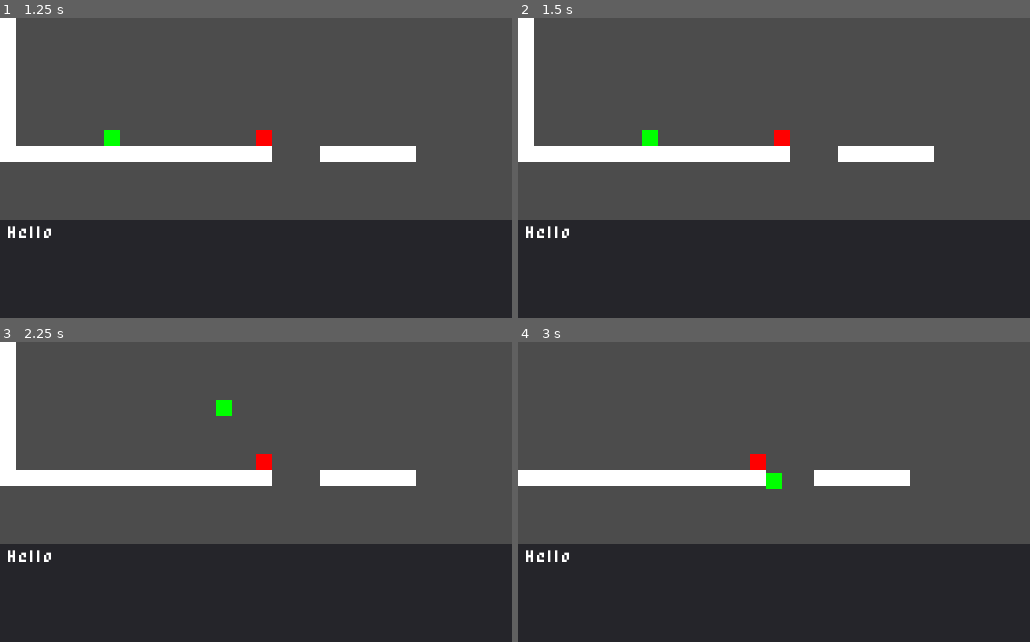
Above: before the commit, frames 1-4 (two rows, left to right).
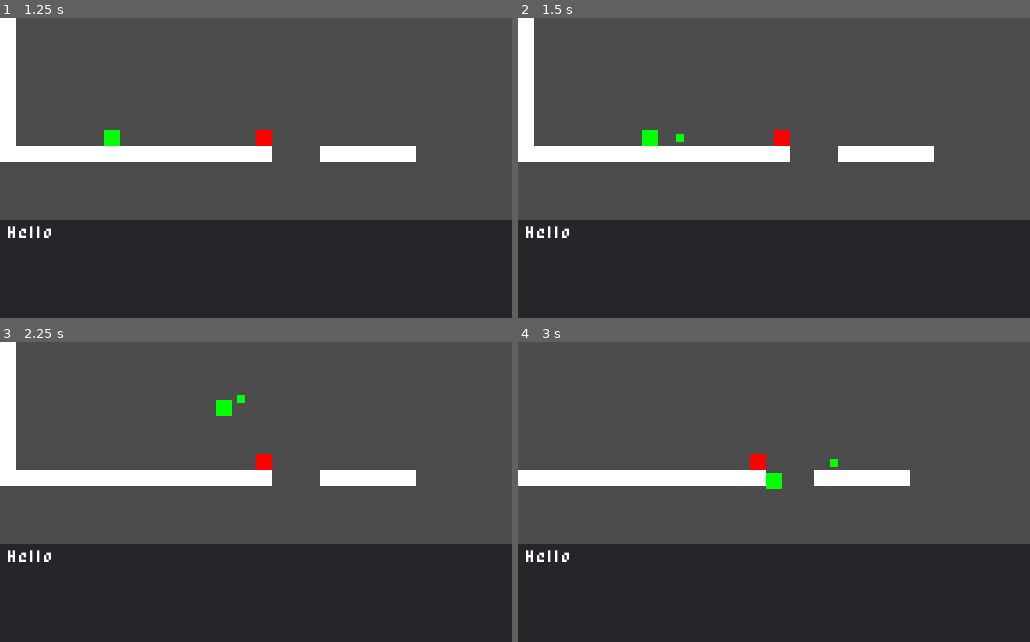
Above: after the commit, the same moments.

Repository: rodriguezric/Adventure-Plat-1
Game: Godot game, scene res://scenes/Main.tscn
The game is run twice, just before and just after one commit, with the same random seed, the same clock (stepped at 60 frames per second) and the same inputs.
Inputs:
- Up to frame 1 (1.25 s): click "START" at 0.5 s
- Up to frame 2 (1.5 s): tap Enter (ui_accept) at 1.25 s; hold D (move_right) from 1.28 s (still down); hold Shift (attack) from 1.28 s (still down)
- Up to frame 3 (2.25 s): keep holding D (move_right); tap W (jump) at 1.52 s; release Shift (attack) at 2.03 s; tap Shift (attack) at 2.1 s
- Up to frame 4 (3 s): tap W (jump) at 2.27 s; release D (move_right) at 2.78 s; hold A (move_left) from 2.78 s (still down); hold Shift (attack) from 2.78 s (still down)

Frame 1 is identical in both runs. In frame 2, less than 0.1% of the frame differs, in the area x 30-33%, y 38-42%; in frame 3, less than 0.1%; in frame 4, less than 0.1%.

Commit message:
Player can shoot a projectile

Diff:
--- /dev/null
+++ b/scenes/Projectile.tscn
@@ -0,0 +1,21 @@
+[gd_scene load_steps=3 format=2]
+
+[ext_resource path="res://scripts/Projectile.gd" type="Script" id=1]
+
+[sub_resource type="RectangleShape2D" id=1]
+extents = Vector2( 4, 4 )
+
+[node name="Projectile" type="Area2D"]
+script = ExtResource( 1 )
+
+[node name="CollisionShape2D" type="CollisionShape2D" parent="."]
+shape = SubResource( 1 )
+
+[node name="Polygon2D" type="Polygon2D" parent="."]
+color = Color( 0, 1, 0, 1 )
+polygon = PoolVector2Array( -4, -4, 4, -4, 4, 4, -4, 4 )
+
+[node name="LifeTimer" type="Timer" parent="."]
+wait_time = 0.5
+autostart = true
+[connection signal="timeout" from="LifeTimer" to="." method="_on_LifeTimer_timeout"]
--- a/scenes/World.tscn
+++ b/scenes/World.tscn
@@ -1,9 +1,10 @@
-[gd_scene load_steps=6 format=2]
+[gd_scene load_steps=7 format=2]
 
 [ext_resource path="res://tilesets/white-block-16x16.tres" type="TileSet" id=1]
 [ext_resource path="res://scenes/Player.tscn" type="PackedScene" id=2]
 [ext_resource path="res://scripts/World.gd" type="Script" id=3]
 [ext_resource path="res://scripts/Dialog.gd" type="Script" id=4]
+[ext_resource path="res://scenes/Projectile.tscn" type="PackedScene" id=5]
 
 [sub_resource type="RectangleShape2D" id=1]
 extents = Vector2( 8, 8 )
@@ -13,6 +14,7 @@
 
 [node name="Player" parent="." instance=ExtResource( 2 )]
 position = Vector2( 112, 104 )
+bullet_resource = ExtResource( 5 )
 
 [node name="TileMap-16x16" type="TileMap" parent="."]
 tile_set = ExtResource( 1 )
@@ -74,14 +76,14 @@
 "_edit_use_anchors_": false
 }
 
-[node name="Area2D" type="Area2D" parent="."]
+[node name="HazzardTest" type="Area2D" parent="."]
 position = Vector2( 264, 120 )
 
-[node name="CollisionShape2D" type="CollisionShape2D" parent="Area2D"]
+[node name="CollisionShape2D" type="CollisionShape2D" parent="HazzardTest"]
 shape = SubResource( 1 )
 
-[node name="Polygon2D" type="Polygon2D" parent="Area2D"]
+[node name="Polygon2D" type="Polygon2D" parent="HazzardTest"]
 color = Color( 1, 0, 0, 1 )
 polygon = PoolVector2Array( -8, -8, -8, 8, 8, 8, 8, -8 )
 [connection signal="died" from="Player" to="." method="_on_Player_died"]
-[connection signal="body_entered" from="Area2D" to="." method="_on_Area2D_body_entered"]
+[connection signal="body_entered" from="HazzardTest" to="." method="_on_Area2D_body_entered"]
--- a/scripts/Player.gd
+++ b/scripts/Player.gd
@@ -2,6 +2,8 @@
 class_name Player
 
 signal died
+
+export (Resource) var bullet_resource
 
 var health: int = 3
 
@@ -13,6 +15,8 @@
 
 var state_stack = []
 var state_current = null
+
+
 onready var state_map = {
 	'idle': $States/Idle,
 	'fall': $States/Fall,
@@ -78,3 +82,13 @@
 
 func kill() -> void:
 	queue_free()
+
+
+func _input(event: InputEvent) -> void:
+	if event.is_action_pressed("attack"):
+		shoot()
+
+func shoot() -> void:
+	var bullet = bullet_resource.instance()
+	bullet.transform = transform
+	get_parent().add_child(bullet)
--- /dev/null
+++ b/scripts/Projectile.gd
@@ -0,0 +1,19 @@
+extends Area2D
+
+
+var speed: int = 250
+var damage: int = 1
+var shoot_direction: float = 0
+
+
+func rotate_to_direction() -> void:
+	rotate(shoot_direction)
+
+
+func _physics_process(delta: float) -> void:
+	move_local_x(delta * speed)
+
+
+func _on_LifeTimer_timeout() -> void:
+	#emit death signal
+	queue_free()
